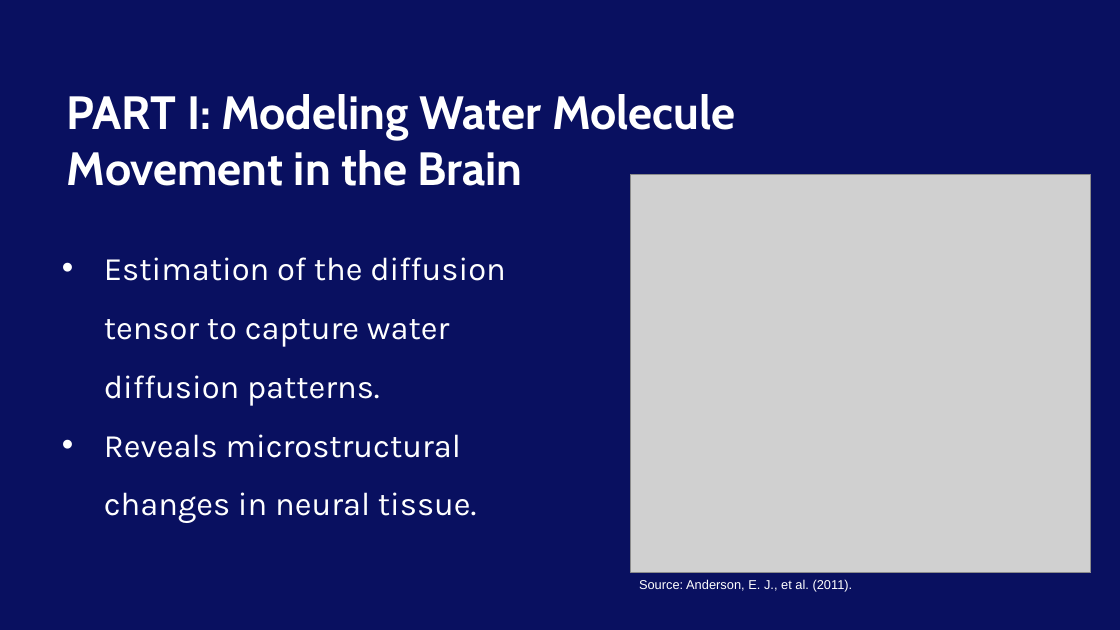
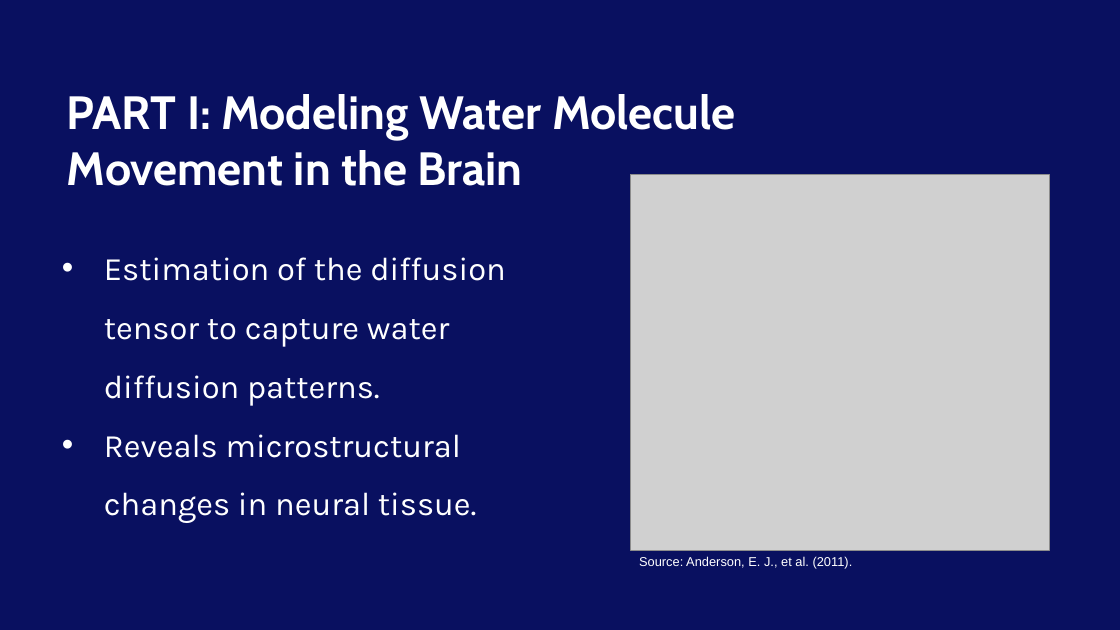
Before and after one commit to Neepa04/MXB201Group15, a slide deck: slide 3 of Report/Presentation.pptx. Drawn at 1120x630 pixels with LibreOffice and Linux fonts; fonts in the diff are those of the drawing; grey boxes stand for pictures; background and template pictures are left out. Boxes give left, top, right and bottom in pixels: in the first picture for what was removed or moved away, otherwise in the second. Text is boxed around its words. In the diff, an @@ line names an element or a change of style, - is before the commit and + after.

```diff
--- a/Report/Presentation.pptx
+++ b/Report/Presentation.pptx
@@ picture: place and size @@
-picture at (631,175,1091,573)
+picture at (631,175,1049,550)
@@ text "Source: Anderson, E. J., et ...": place and size @@
-text "Source: Anderson, E. J., et ..." at (639,579,853,592)
+text "Source: Anderson, E. J., et ..." at (639,556,853,569)
```
